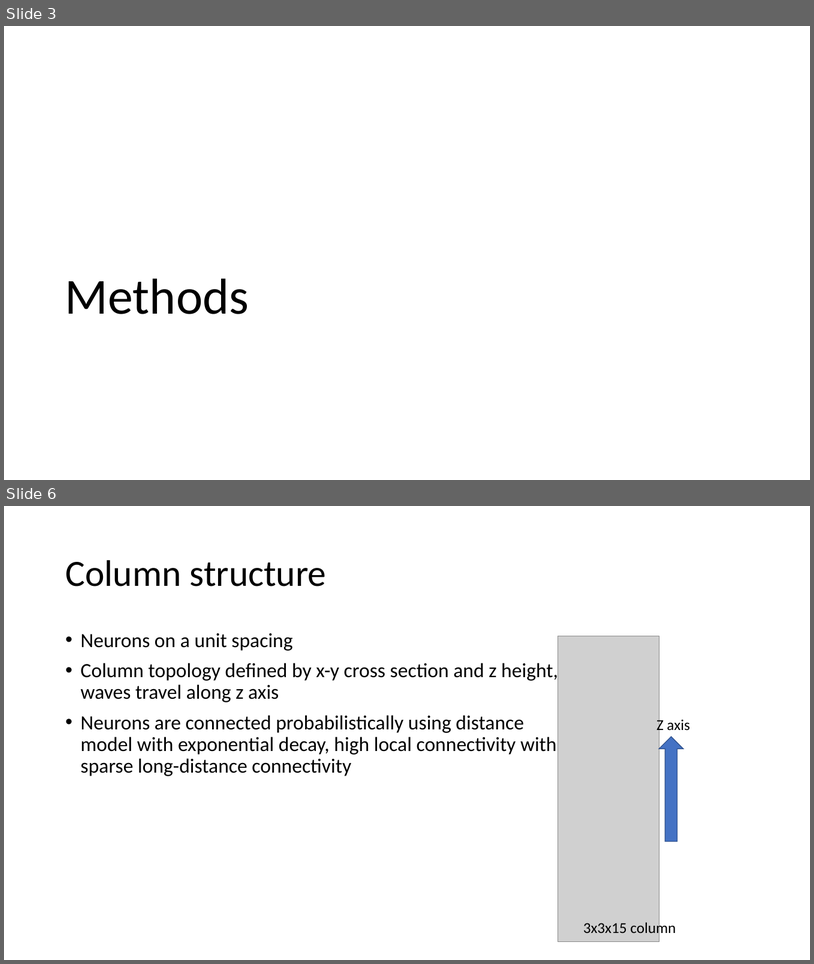
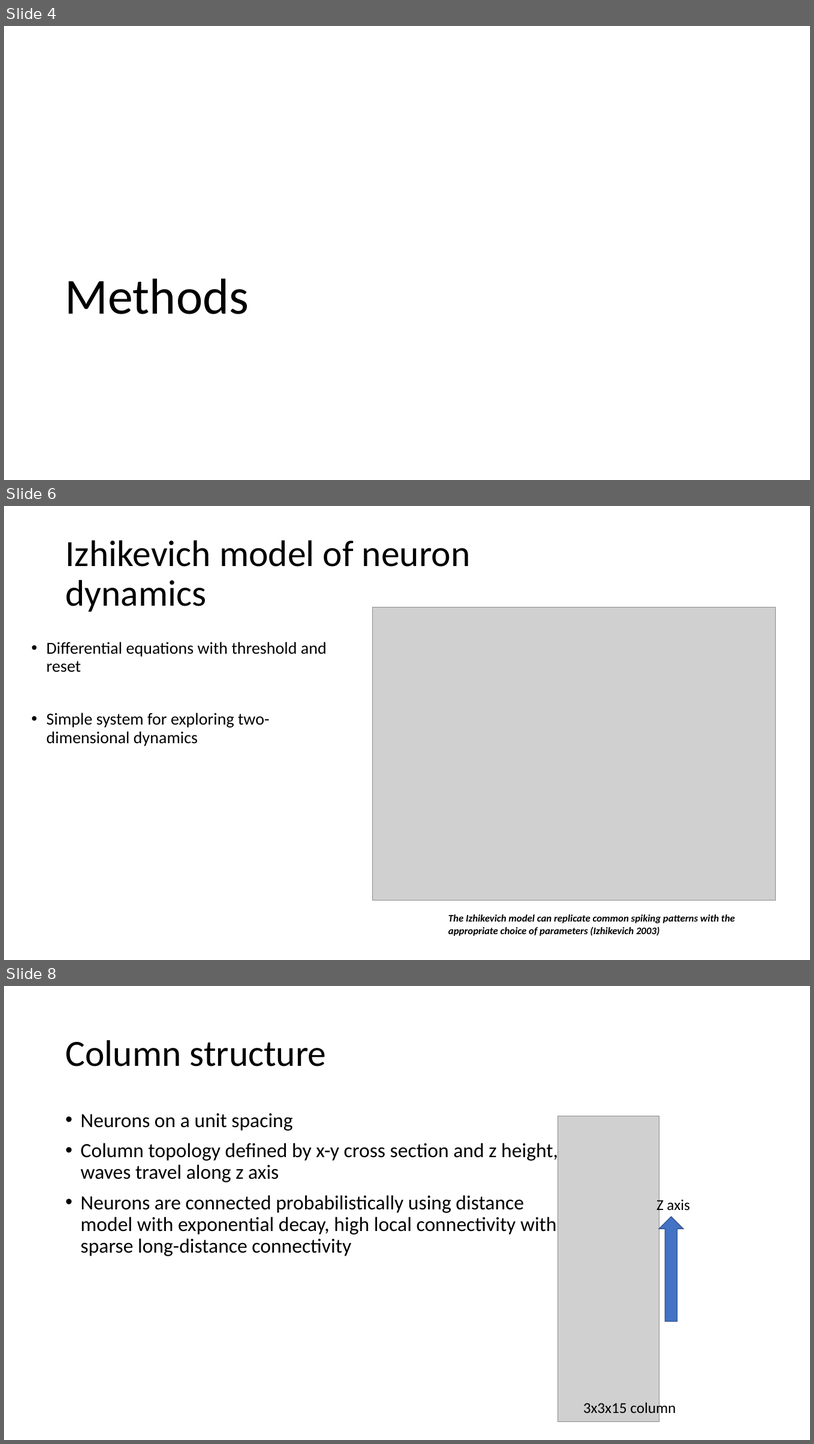
Before and after one commit to vbaker145/neuron, a slide deck: sync_paper/Traveling Waves in Neural Minicolumns.pptx. Shown one above the other, each under a label of ours: slides 3 and 6 before the commit, slides 4, 6 and 8 after it; the slides between them are not shown. The pictures are 814x964 and 814x1444 pixels, drawn with LibreOffice and Linux fonts; fonts in the diff are those of the drawing; grey boxes stand for pictures; background and template pictures are left out. Boxes give left, top, right and bottom in pixels: in the first picture for what was removed or moved away, otherwise in the second. Text is boxed around its words. In the diff, an @@ line names an element or a change of style, - is before the commit and + after.

```diff
--- a/sync_paper/Traveling Waves in Neural Minicolumns.pptx
+++ b/sync_paper/Traveling Waves in Neural Minicolumns.pptx
@@ slide 6 added at (x1=4, y1=506, x2=810, y2=960), background #FFFFFF @@
@@ title added at (x1=65, y1=540, x2=471, y2=612), 44 pt, text #000000 @@
+Izhikevich model of neuron dynamics
@@ picture added at (x1=373, y1=607, x2=777, y2=900) @@
@@ text added at (x1=47, y1=642, x2=327, y2=746), 20 pt, text #000000 @@
+• Differential equations with threshold and reset
+• Simple system for exploring two-dimensional dynamics
@@ text added at (x1=449, y1=914, x2=735, y2=936), 12 pt, text #000000, bold, italic @@
+The Izhikevich model can replicate common spiking patterns with the appropriate choice of parameters (Izhikevich 2003)
@@ what was slide 3 is now slide 4 @@
@@ what was slide 6 is now slide 8 @@
```
Also in this commit, not shown: 6 slides changed, 1 other slide added, 1 slide removed, 2 other files.
